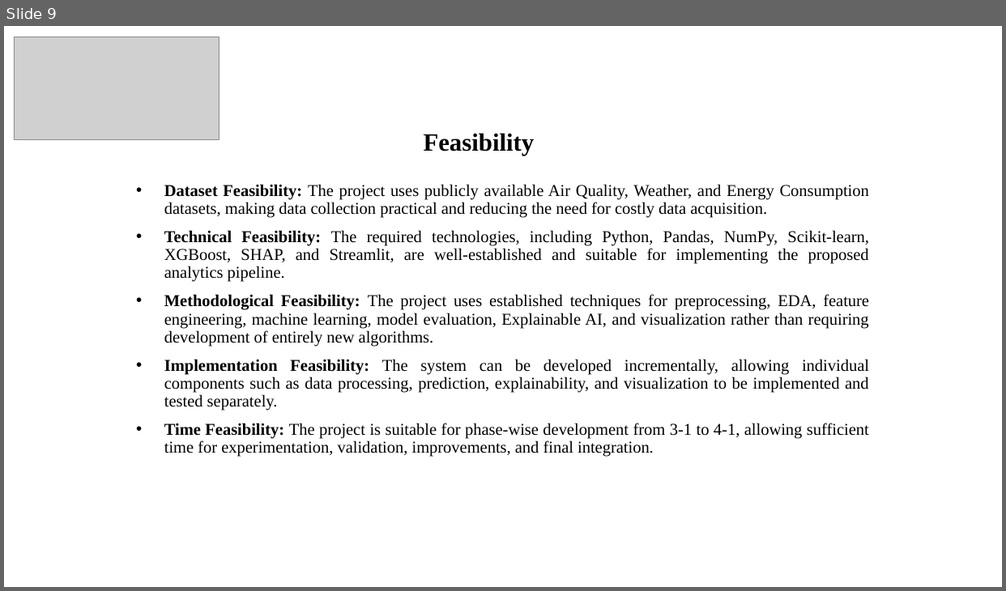
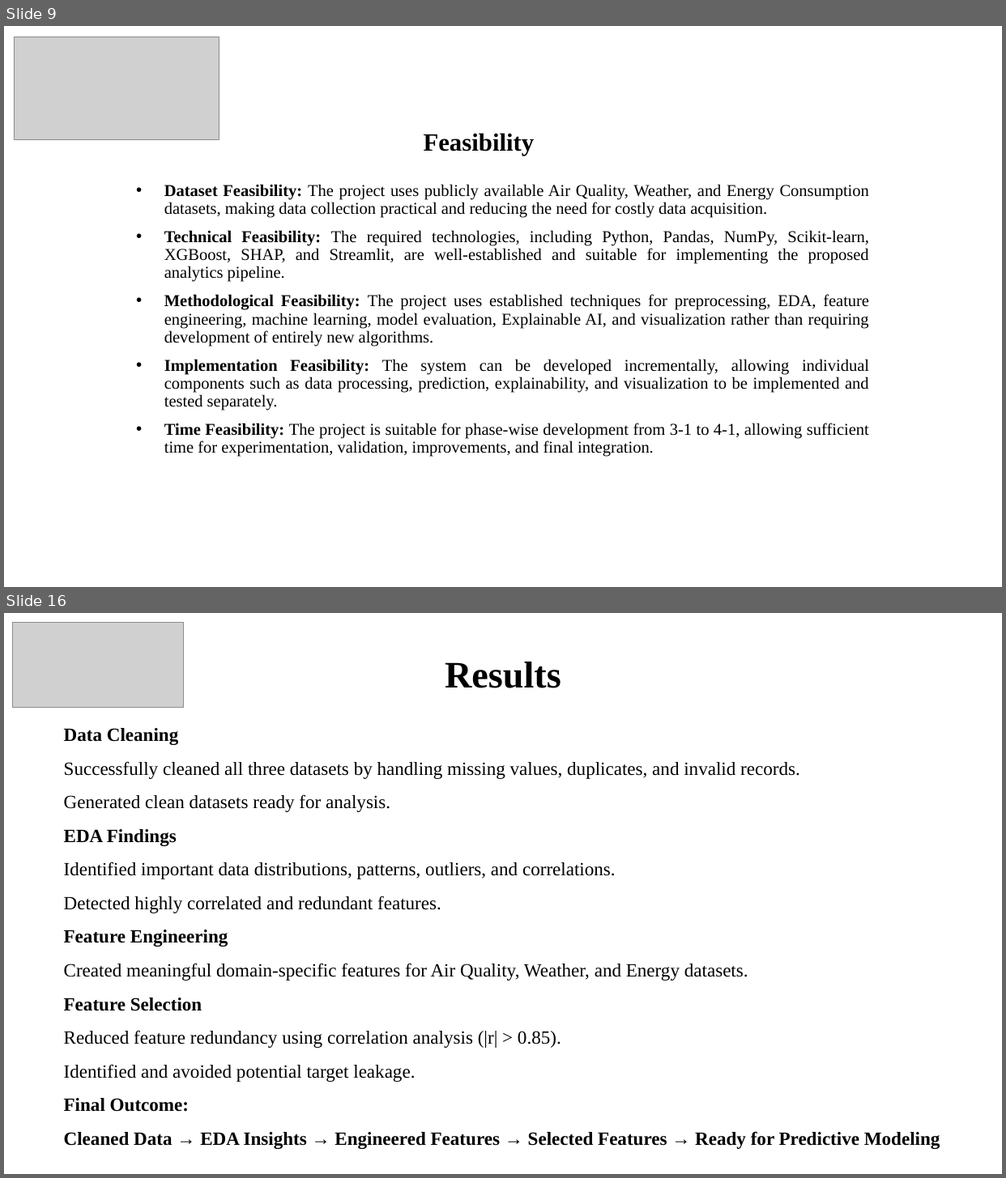
Before and after one commit to sharmi-pathi/KLH-CSE-2026-27-2420030042-Explainable-Data-Analytics-for-Sustainable-Smart-City-Applications, a slide deck: docs/Batch 4-DAV Project PPT.pptx. Shown one above the other, each under a label of ours: slide 9 before the commit, slides 9 and 16 after it; the slides between them are not shown. The pictures are 1006x591 and 1006x1178 pixels, drawn with LibreOffice and Linux fonts; fonts in the diff are those of the drawing; grey boxes stand for pictures. Boxes give left, top, right and bottom in pixels: in the first picture for what was removed or moved away, otherwise in the second. Text is boxed around its words. In the diff, an @@ line names an element or a change of style, - is before the commit and + after.

```diff
--- a/docs/Batch 4-DAV Project PPT.pptx
+++ b/docs/Batch 4-DAV Project PPT.pptx
@@ slide 16 added at <box>4,613,1002,1174</box>, background #FFFFFF @@
@@ picture added at <box>12,622,183,707</box> @@
@@ text added at <box>445,662,561,688</box>, 36 pt, text #000000, bold @@
+Results
@@ text added at <box>64,728,940,1149</box>, 18 pt, text #000000 @@
+Data Cleaning
+Successfully cleaned all three datasets by handling missing values, duplicates, and invalid records.
+Generated clean datasets ready for analysis.
+EDA Findings
+Identified important data distributions, patterns, outliers, and correlations.
+Detected highly correlated and redundant features.
+Feature Engineering
+Created meaningful domain-specific features for Air Quality, Weather, and Energy datasets.
+Feature Selection
+Reduced feature redundancy using correlation analysis (|r| > 0.85).
+Identified and avoided potential target leakage.
+Final Outcome:
+Cleaned Data → EDA Insights → Engineered Features → Selected Features → Ready for Predictive Modeling
```
Also in this commit, not shown: 5 slides changed, 17 other slides added.
